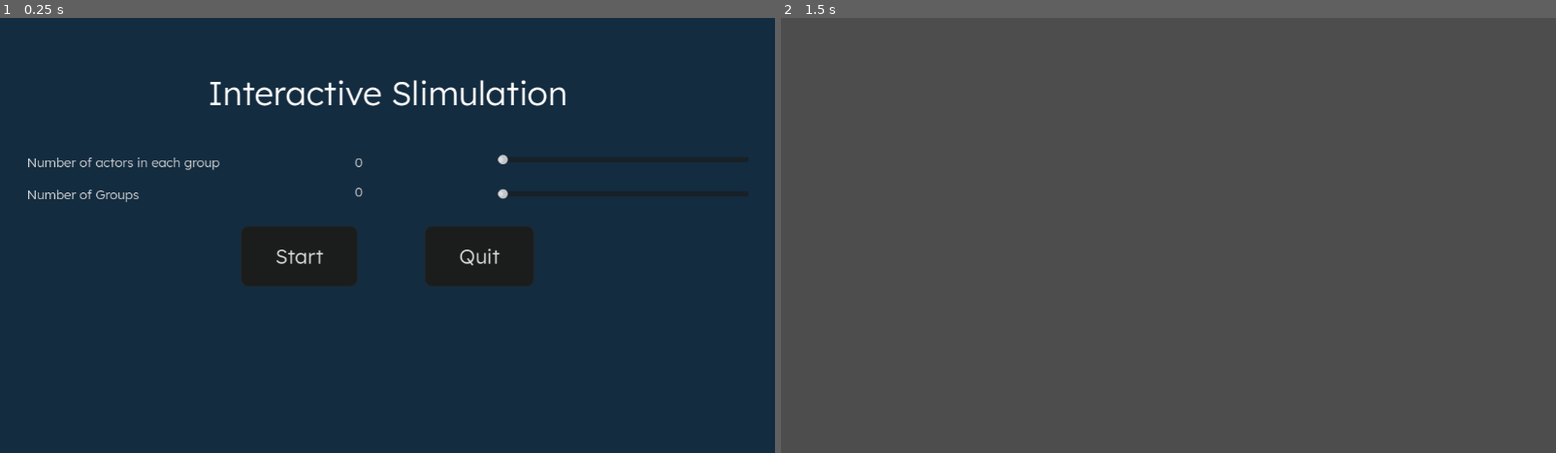
Above: before the commit, frames 1-2 (left to right).
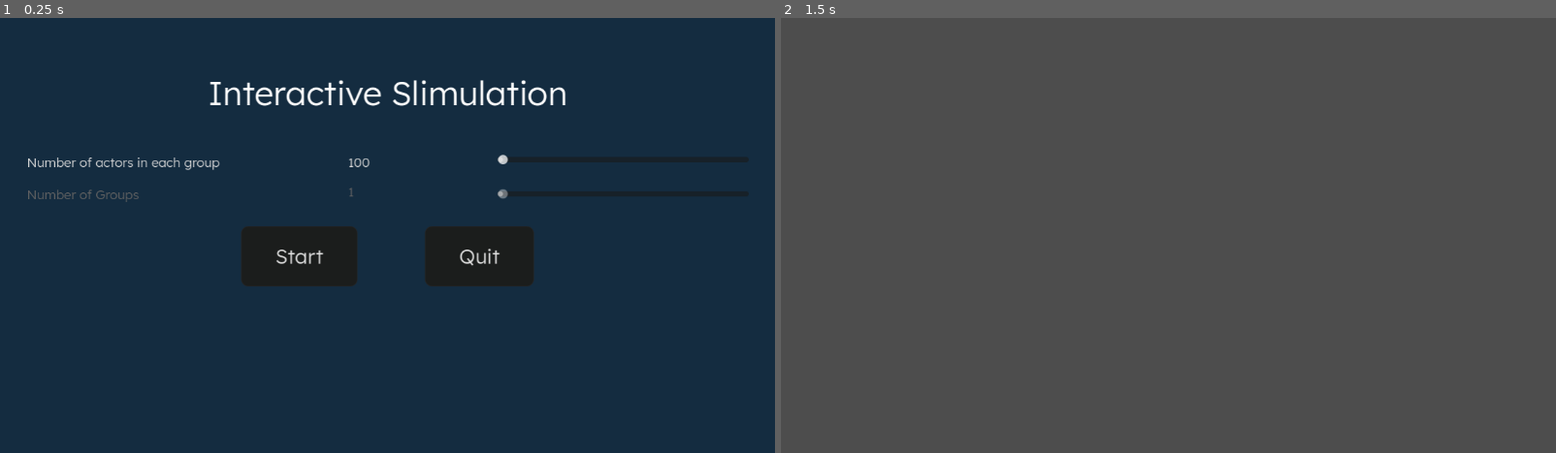
Above: after the commit, the same moments.

Repository: jsgngie/Physarum-Simulation
Game: Godot game, scene res://root.tscn
The game is run twice, just before and just after one commit, with the same random seed, the same clock (stepped at 60 frames per second) and the same inputs.
Inputs:
- Up to frame 1 (0.25 s): no input
- Up to frame 2 (1.5 s): click "Start" at 0.5 s; tap Enter at 1.25 s

The runs differ from the first frame. In frame 1, 0.2% of the frame differs, in the area x 3-66%, y 32-43%; in frame 2, nothing differs.

Commit message:
made actor count slider functional
Cleaned up old shader files and made actor count functional.

Diff:
--- /dev/null
+++ b/limakunst/Global.gd
@@ -0,0 +1,4 @@
+extends Node
+
+var number_of_actors_in_groups = 100
+var number_of_groups = 1
--- a/limakunst/menu.gd
+++ b/limakunst/menu.gd
@@ -1,5 +1,6 @@
 extends Control
 
+signal data_sent(data)
 @onready var displayed_number_of_actors_group = $MarginContainer/VBoxContainer/InteractableContainer/Sliders/SliderLabelsDisplayed/DisplayedNumberOfActorsGroup
 @onready var displayed_number_of_groups = $MarginContainer/VBoxContainer/InteractableContainer/Sliders/SliderLabelsDisplayed/DisplayedNumberOfGroups
 
@@ -11,10 +12,9 @@
 
 # Updates the value of the slider label, when slider is moved
 func _on_slider_actors_in_groups_value_changed(value):
+	Global.number_of_actors_in_groups = value
 	displayed_number_of_actors_group.text = String.num(value, 0)
 
 func _on_slider_groups_value_changed(value):
+	Global.number_of_groups = value
 	displayed_number_of_groups.text = String.num(value, 0)
-
-func _on_ready():
-	pass
--- a/limakunst/project.godot
+++ b/limakunst/project.godot
@@ -15,6 +15,10 @@
 config/features=PackedStringArray("4.3", "Mobile")
 config/icon="res://icon.svg"
 
+[autoload]
+
+Global="*res://Global.gd"
+
 [display]
 
 window/size/resizable=false
--- a/limakunst/root.tscn
+++ b/limakunst/root.tscn
@@ -11,6 +11,11 @@
 font = ExtResource("2_rgibt")
 font_size = 19
 font_color = Color(0.860369, 0.860369, 0.860369, 1)
+
+[sub_resource type="LabelSettings" id="LabelSettings_d0yvq"]
+font = ExtResource("2_rgibt")
+font_size = 19
+font_color = Color(0.389287, 0.389287, 0.389286, 1)
 
 [sub_resource type="StyleBoxFlat" id="StyleBoxFlat_ss8c8"]
 bg_color = Color(0.105588, 0.113471, 0.11011, 1)
@@ -131,7 +136,7 @@
 size_flags_vertical = 0
 text = "Number of Groups
 "
-label_settings = SubResource("LabelSettings_okq3w")
+label_settings = SubResource("LabelSettings_d0yvq")
 horizontal_alignment = 1
 
 [node name="SliderLabelsDisplayed" type="VBoxContainer" parent="Menu/MarginContainer/VBoxContainer/InteractableContainer/Sliders"]
@@ -143,7 +148,7 @@
 layout_mode = 2
 size_flags_horizontal = 0
 size_flags_vertical = 0
-text = "0"
+text = "100"
 label_settings = SubResource("LabelSettings_okq3w")
 horizontal_alignment = 1
 
@@ -151,8 +156,8 @@
 layout_mode = 2
 size_flags_horizontal = 0
 size_flags_vertical = 0
-text = "0"
-label_settings = SubResource("LabelSettings_okq3w")
+text = "1"
+label_settings = SubResource("LabelSettings_d0yvq")
 horizontal_alignment = 1
 
 [node name="SliderContainer" type="VBoxContainer" parent="Menu/MarginContainer/VBoxContainer/InteractableContainer/Sliders"]
@@ -163,10 +168,17 @@
 [node name="SliderActorsInGroups" type="HSlider" parent="Menu/MarginContainer/VBoxContainer/InteractableContainer/Sliders/SliderContainer"]
 layout_mode = 2
 size_flags_vertical = 1
+min_value = 100.0
+max_value = 1000.0
+value = 100.0
 
 [node name="SliderGroups" type="HSlider" parent="Menu/MarginContainer/VBoxContainer/InteractableContainer/Sliders/SliderContainer"]
 layout_mode = 2
 size_flags_vertical = 1
+min_value = 1.0
+max_value = 4.0
+value = 1.0
+editable = false
 
 [node name="HBoxContainer" type="HBoxContainer" parent="Menu/MarginContainer/VBoxContainer"]
 layout_mode = 2
--- a/limakunst/slimeTest.gd
+++ b/limakunst/slimeTest.gd
@@ -3,7 +3,8 @@
 @export var width : int = 320
 @export var height : int = 180
 @export var actorSpeed = 0.8
-@export var numActors : int = 250
+@export var numActors : int = 100
+@export var number_of_groups = 1
 @export var sensorDist : float = 6
 @export var sensorAngle : float = 0.7
 @export var turnSpeed = 0.3
@@ -22,6 +23,7 @@
 
 # Called when the node enters the scene tree for the first time.
 func _ready() -> void:
+	numActors = Global.number_of_actors_in_groups
 	mat = $SubViewportContainer/SubViewport/TextureRect.material
 	for y in range(height * width):
 			emptyData.append(0.0)
@@ -39,6 +41,7 @@
 			"pos" : pos,
 			"dir" : dir
 		})
+
 
 # Called every frame. 'delta' is the elapsed time since the previous frame.
 func _process(delta: float) -> void:
@@ -71,6 +74,8 @@
 	tex = ImageTexture.create_from_image(img)
 	mat.set_shader_parameter("dataTex", tex)
 	#$SubViewportContainer/SubViewport/TextureRect.texture = tex
+
+
 func updateActorDir(pos, dir, data):
 
 	var forwardSensor = pos + (Vector2(sensorDist, 0)).rotated(dir.angle())
--- a/limakunst/slimulation.gd
+++ /dev/null
@@ -1,71 +0,0 @@
-extends Node2D
-
-@onready var texture_rect = $"Control/ShaderBox"
-@onready var random_number_gen = RandomNumberGenerator.new()
-
-var number_of_actors = 25000
-var actor_coordinates = []
-var max_number_of_actors = 25000
-
-var actor_velocities = []
-var max_speed = 0.5 # Pixels per second.
-
-# This function initializes the actor_coordinates array that will be passed to the shader.
-func _get_actor_coordinates():
-	random_number_gen.randomize()
-	actor_velocities = []
-
-	for i in range(number_of_actors):
-		var shader_box_size = texture_rect.get_size()
-
-		var random_x = random_number_gen.randf_range(0, shader_box_size[0]) / shader_box_size[0]
-		var random_y = random_number_gen.randf_range(0, shader_box_size[1]) / shader_box_size[1]
-		actor_coordinates.append(Vector2(random_x, random_y))
-
-	# Pad the array with ZEROS if needed
-	while len(actor_coordinates) < max_number_of_actors:
-		actor_coordinates.append(Vector2.ZERO)
-
-# This function initializes the array that will be passed to the shader.
-func _get_actor_velocity():
-	# Randomize velocity directions at the start
-	for i in range(number_of_actors):
-		var velocity = Vector2(random_number_gen.randf_range(-1.0, 1.0), random_number_gen.randf_range(-1.0, 1.0))
-		velocity = velocity.normalized() * random_number_gen.randf_range(0, max_speed)
-		actor_velocities.append(velocity)
-
-	# Pad the velocity array if needed
-	while len(actor_velocities) < max_number_of_actors:
-		actor_velocities.append(Vector2.ZERO)
-
-func _ready():
-	_get_actor_coordinates()
-	_get_actor_velocity()
-
-	# Pass the uniforms to shader
-	if texture_rect.material:
-		var shader_material = texture_rect.material as ShaderMaterial
-		shader_material.set_shader_parameter("actor_coordinates", actor_coordinates)
-		shader_material.set_shader_parameter("number_of_actors", number_of_actors)
-
-func _process(delta):
-	# Randomize velocities every delta
-	for i in range(number_of_actors):
-
-		# Randomize the velocity on each frame
-		var velocity = Vector2(random_number_gen.randf_range(-1.0, 1.0), random_number_gen.randf_range(-1.0, 1.0))
-		velocity = velocity.normalized() * random_number_gen.randf_range(0, max_speed)
-		actor_velocities[i] = velocity  # Update the velocity with the new random value
-
-		# Update the position based on velocity
-		actor_coordinates[i] += actor_velocities[i] * delta
-
-		if actor_coordinates[i].x < 0.0 or actor_coordinates[i].x > 1.0:
-			actor_velocities[i].x = -actor_velocities[i].x
-		if actor_coordinates[i].y < 0.0 or actor_coordinates[i].y > 1.0:
-			actor_velocities[i].y = -actor_velocities[i].y
-
-	# Pass updated actor coordinates to the shader every frame
-	if texture_rect.material:
-		var shader_material = texture_rect.material as ShaderMaterial
-		shader_material.set_shader_parameter("actor_coordinates", actor_coordinates)
--- a/limakunst/slimulation_poc.gdshader
+++ /dev/null
@@ -1,27 +0,0 @@
-shader_type canvas_item;
-
-uniform vec2 actor_coordinates[25000]; // the length of the array here specifies the maximum amount of actors
-uniform int number_of_actors; // this specifies the actual number of actors
-
-void vertex() {
-	// Called for every vertex the material is visible on.
-}
-
-void fragment() {
-	bool is_colored = false;
-
-    // Iterate over the array to check for matching coordinates
-    for (int i = 0; i < number_of_actors; i++) {
-        if (distance(UV, actor_coordinates[i]) < 0.001) { // Adjust threshold as needed
-            is_colored = true; // Mark the pixel to be colored
-            break; // Exit the loop early since we found a match
-        }
-    }
-
-    // Set the color based on whether a match was found
-    if (is_colored) {
-        COLOR = vec4(UV.x, UV.y, UV.x, 0.5);
-    } else {
-        COLOR = vec4(0.1, 0.1, 0.1, 1.0);
-    }
-}
Not shown: 1 places in limakunst/root.tscn that only renumber resources
